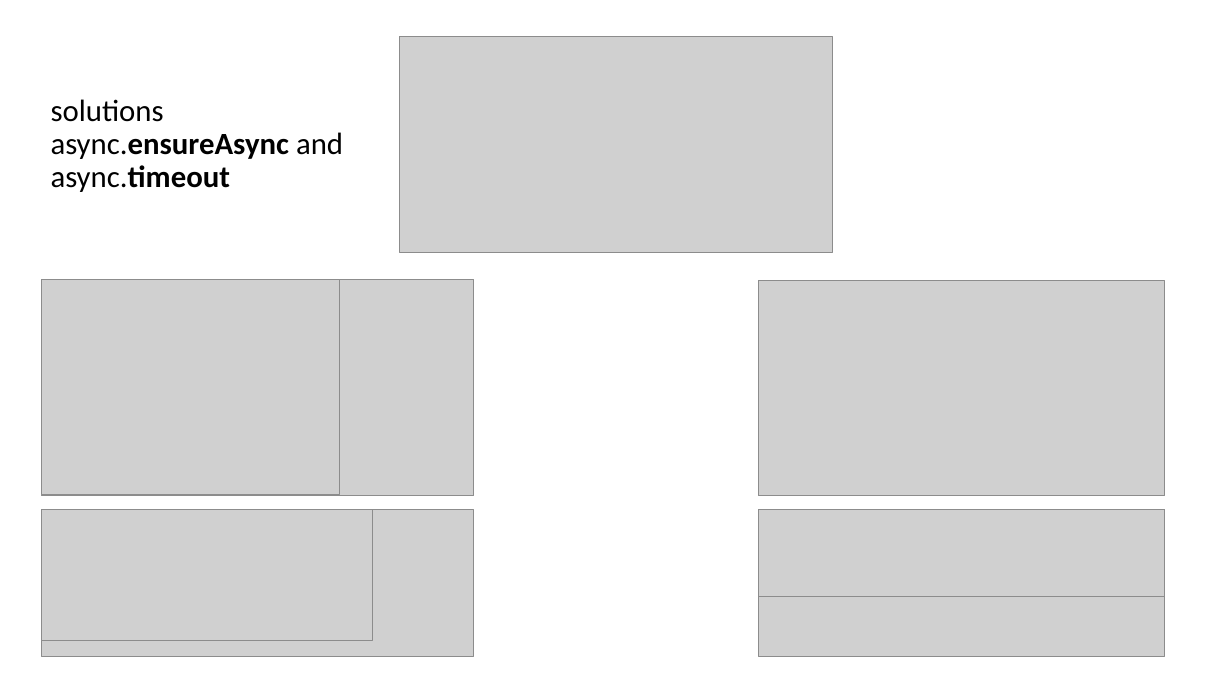
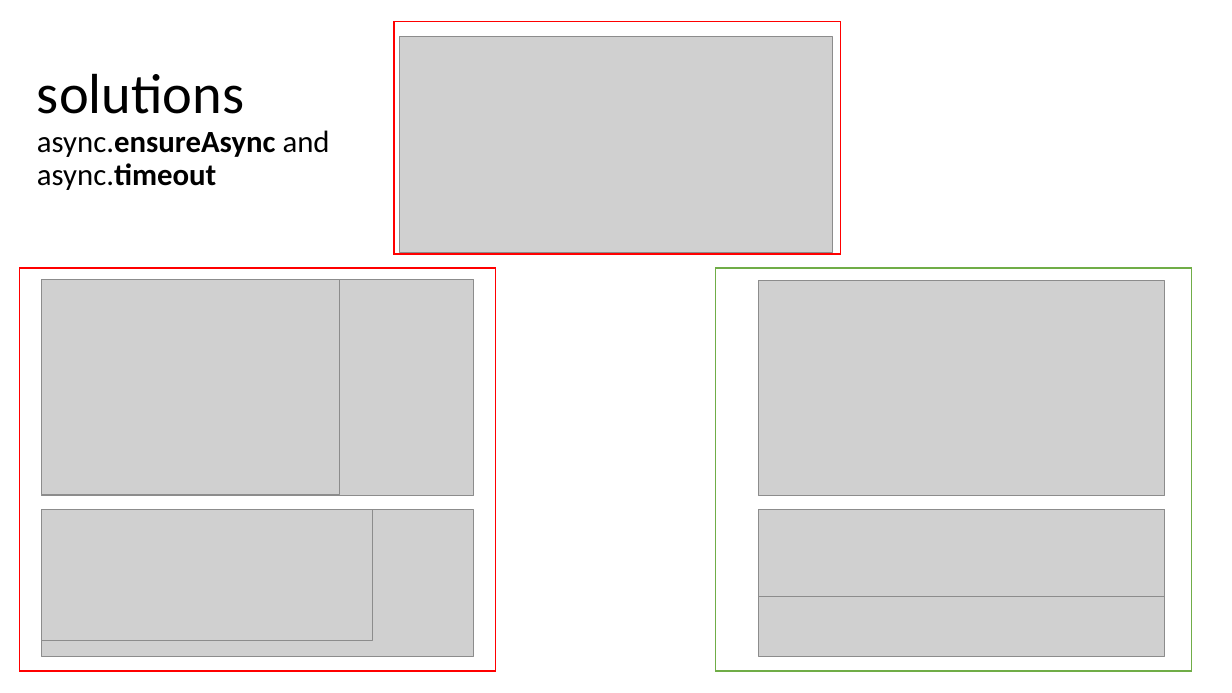
Before and after one commit to yimejky/wawjs, a slide deck: slide 37 of 09-prednaska/async.pptx. Drawn at 1232x693 pixels with LibreOffice and Linux fonts; fonts in the diff are those of the drawing; grey boxes stand for pictures. Boxes give left, top, right and bottom in pixels: in the first picture for what was removed or moved away, otherwise in the second. Text is boxed around its words. In the diff, an @@ line names an element or a change of style, - is before the commit and + after.

```diff
--- a/09-prednaska/async.pptx
+++ b/09-prednaska/async.pptx
@@ rectangle added at <box>394,21,841,254</box>, outline #FF0000 1 pt @@
@@ title "solutions async.ensureAsync and async.timeout": place and size @@
-title "solutions async.ensureAsync and async.timeout" at <box>51,99,343,192</box>
+title "solutions async.ensureAsync and async.timeout" at <box>37,73,330,190</box>
@@ title "solutions async.ensureAsync and async.timeout" at <box>37,73,330,190</box>: size 24 to 44 pt in "solutions" @@
@@ rectangle added at <box>19,268,495,671</box>, outline #FF0000 1 pt @@
@@ rectangle added at <box>715,268,1191,671</box>, outline #70AD47 1 pt @@
```
Also in this commit, not shown: 7 other slides changed, 1 slide added, 5 other files.
